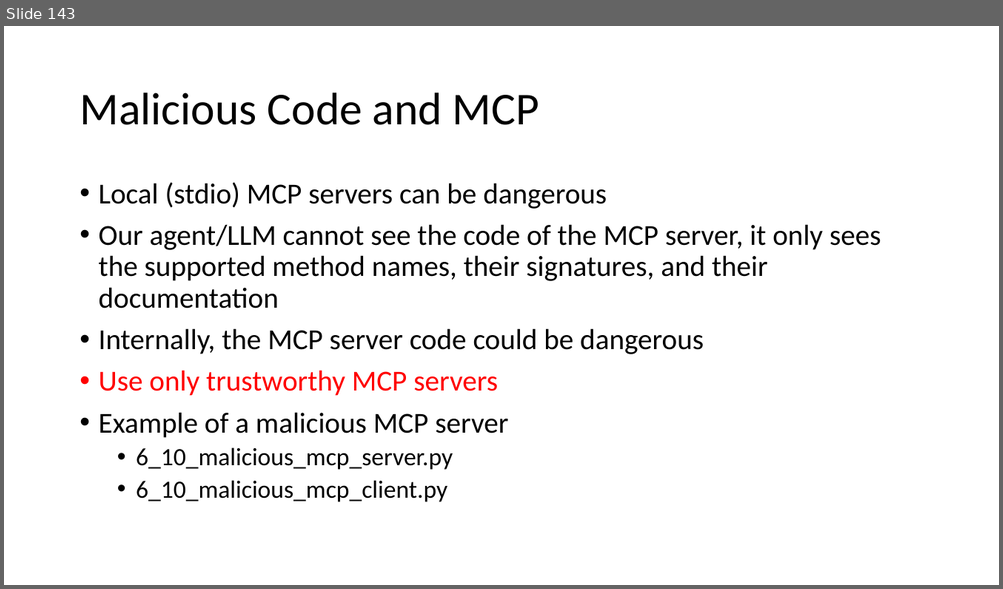
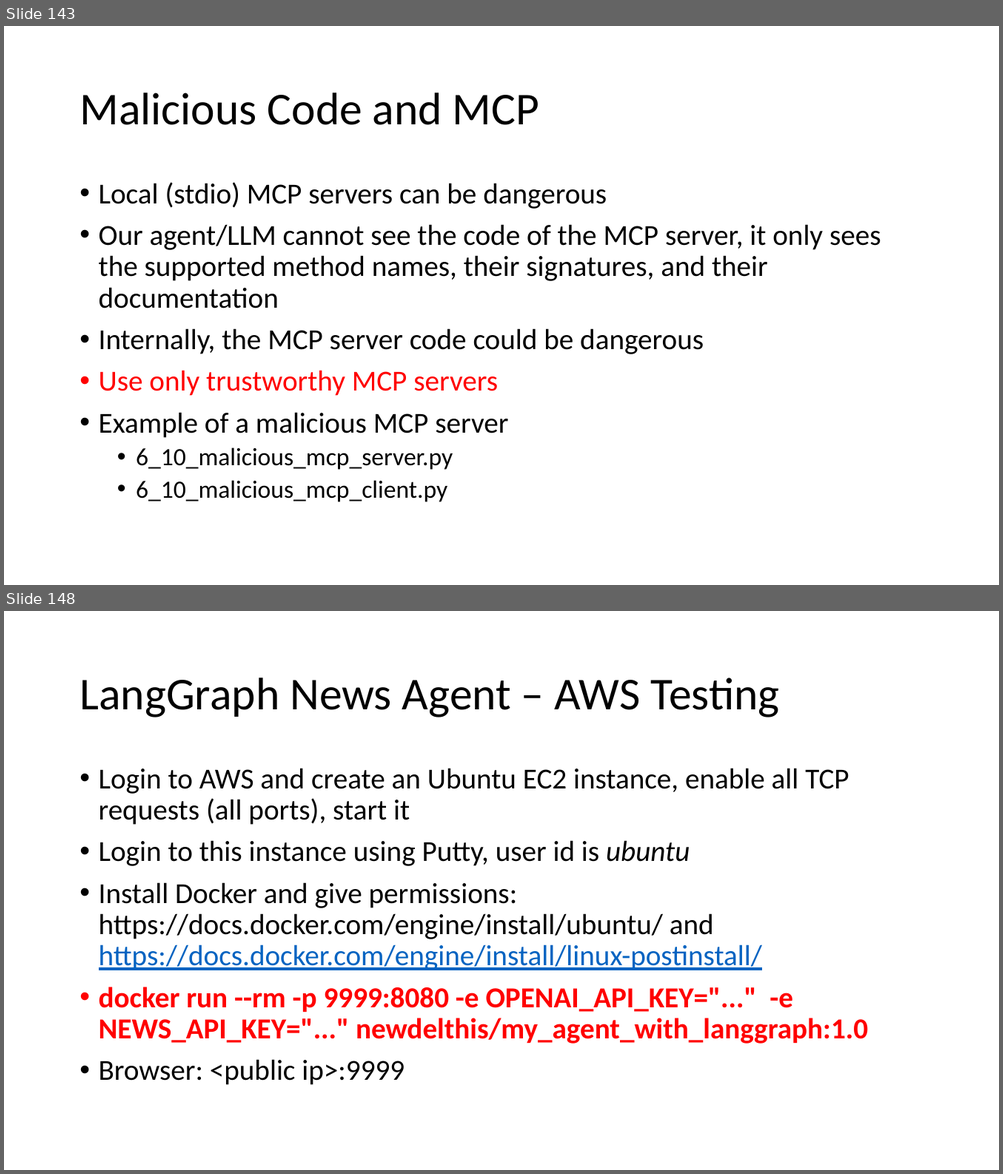
Before and after one commit to atulkahatecdac/agenticai_real, a slide deck: presentation/Agentic AI - Realpage.pptx. Shown one above the other, each under a label of ours: slide 143 before the commit, slides 143 and 148 after it; the slides between them are not shown. The pictures are 1003x589 and 1003x1174 pixels, drawn with LibreOffice and Linux fonts; fonts in the diff are those of the drawing. Boxes give left, top, right and bottom in pixels: in the first picture for what was removed or moved away, otherwise in the second. Text is boxed around its words. In the diff, an @@ line names an element or a change of style, - is before the commit and + after.

```diff
--- a/presentation/Agentic AI - Realpage.pptx
+++ b/presentation/Agentic AI - Realpage.pptx
@@ slide 148 added at (4,611,999,1170), background #FFFFFF @@
@@ title added at (79,678,780,718), 44 pt, text #000000 @@
+LangGraph News Agent – AWS Testing
@@ text added at (99,768,868,1085), 28 pt, text #000000 @@
+• Login to AWS and create an Ubuntu EC2 instance, enable all TCP requests (all ports), start it
+• Login to this instance using Putty, user id is ubuntu
+• Install Docker and give permissions: https://docs.docker.com/engine/install/ubuntu/ and https://docs.docker.com/engine/install/linux-postinstall/
+• docker run --rm -p 9999:8080 -e OPENAI_API_KEY="..." -e NEWS_API_KEY="..." newdelthis/my_agent_with_langgraph:1.0
+• Browser: <public ip>:9999
```
Also in this commit, not shown: 2 slides changed, 12 other slides added, 18 other files.
